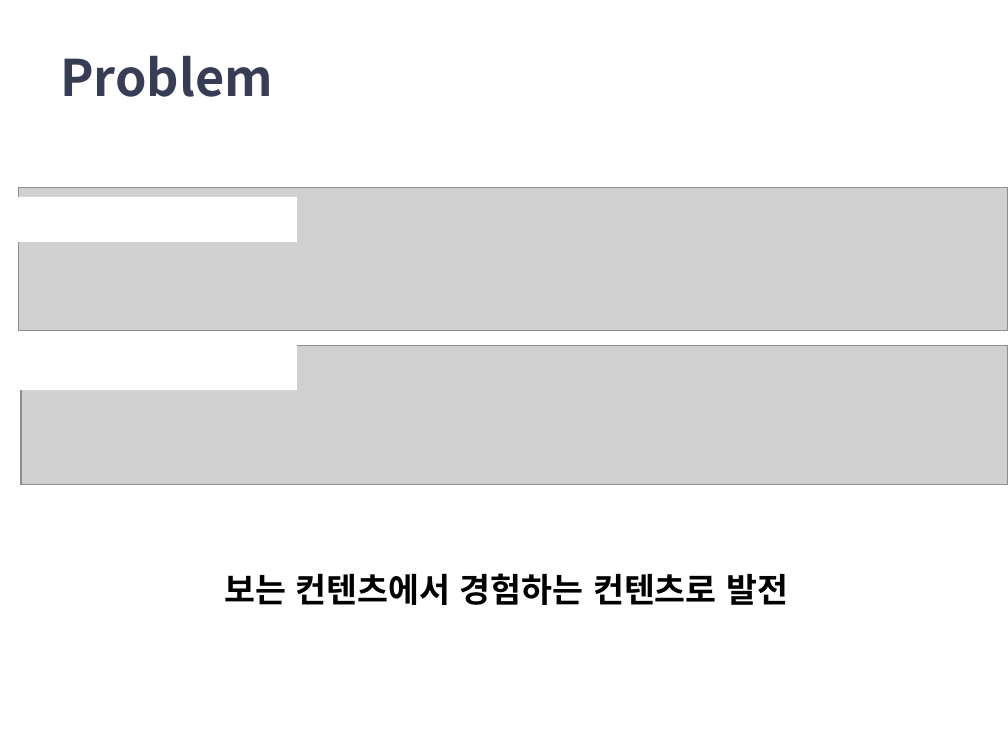
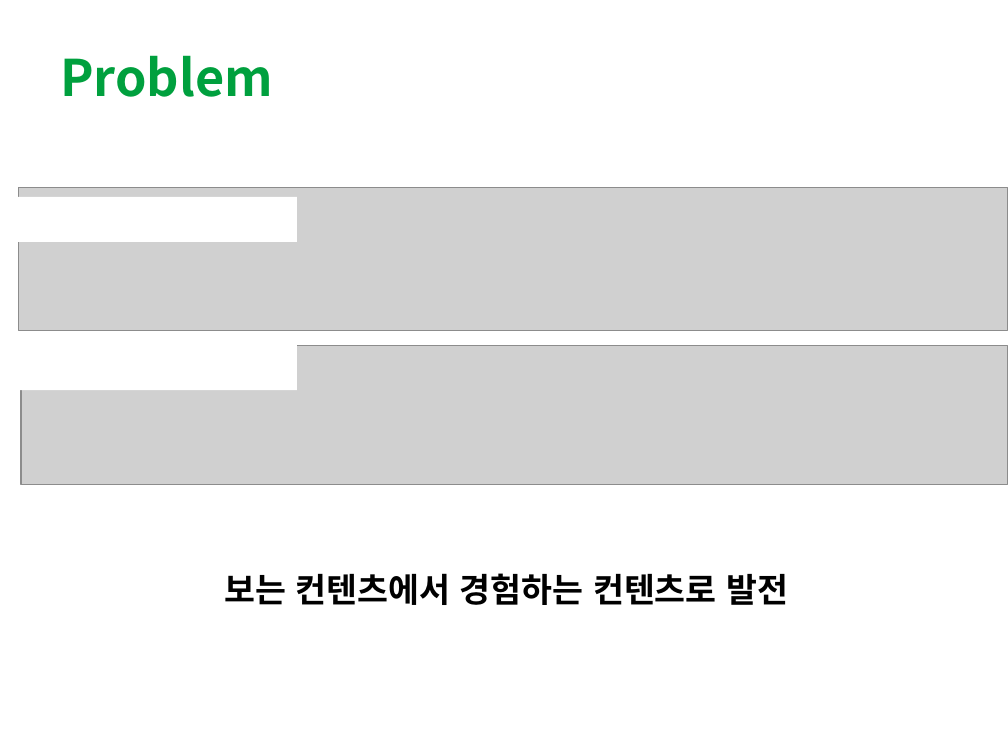
Before and after one commit to Jamjomjara/snu-artoon, a slide deck: slide 5 of artoon-spec.pptx. Drawn at 1008x756 pixels with LibreOffice and Linux fonts; fonts in the diff are those of the drawing; grey boxes stand for pictures. Boxes give left, top, right and bottom in pixels: in the first picture for what was removed or moved away, otherwise in the second. Text is boxed around its words. In the diff, an @@ line names an element or a change of style, - is before the commit and + after.

```diff
--- a/artoon-spec.pptx
+++ b/artoon-spec.pptx
@@ title "Problem" at box(60, 55, 273, 97): text colour #373D54 to #00A03E @@
```
Also in this commit, not shown: 14 other slides changed, 2 slides added, 2 slides removed.
